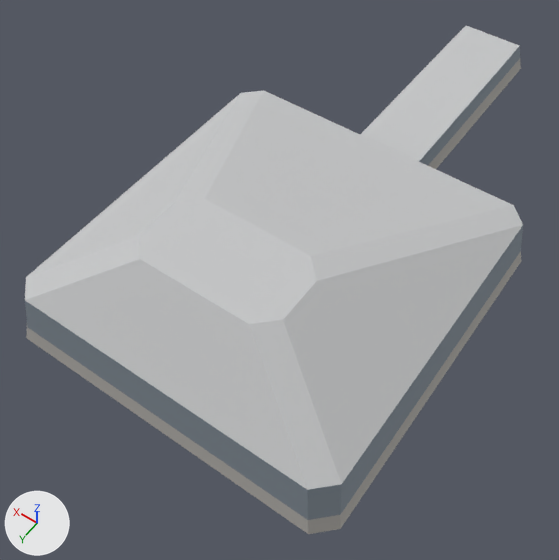
Before and after pictures for a commit that changed the glTF model game/assets/authored/landmarks/hkcec.glb.
Both versions are drawn from a 50 mm camera at (-146.0, 264.0, 329.0) aimed at (6.0, 50.0, -7.0). Arrows for +X, +Y and +Z are at lower left; the lights stay in place. The picture after the commit comes second. Vertices at exactly the same position are counted once.

Before the edit, the objects in view are built like this:
```python
me_hkcec_col = bpy.data.meshes.new('hkcec-col')
me_hkcec_col.from_pydata(...)  # 44 vertices, 80 faces; spans x -97.0..97.0, y -193.0..159.0, z -1.0..66.0
me_hkcec_col.materials.append(mat_landmark_vertex)
ob_hkcec_col = bpy.data.objects.new('hkcec-col', me_hkcec_col)
ob_hkcec_col.location = (0.0, 0.0, 0.0)
```
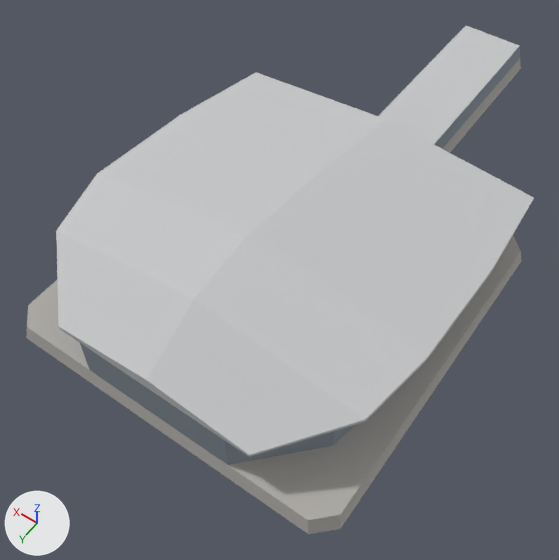
Commit message: 🎨 P3-6 Sweep HKCEC's wing roof over a station-driven shell

Where the change shows, as pixel boxes (x1, y1, x2, y2) in the pictures (559 x 560 px):
```json
{"object": "hkcec-col", "change": "reshaped", "before": [25, 26, 523, 534], "after": [26, 26, 534, 534]}
{"part": 1, "of": "me_hkcec_col", "change": "added", "after": [56, 72, 534, 457]}
{"part": 2, "of": "me_hkcec_col", "change": "added", "after": [80, 343, 355, 465]}
{"part": 3, "of": "me_hkcec_col", "change": "reshaped", "before": [25, 90, 523, 520], "after": [28, 236, 520, 520]}
```

The change, as JSON lines over the scene's bpy script:
```json
{"block": "me_hkcec_col", "where": "# used by ob_hkcec_col; location = (0.0, 0.0, 0.0)"}
{"op": "remove", "block": "me_hkcec_col", "code": "me_hkcec_col.from_pydata(...)  # 44 vertices, 80 faces; spans x -97.0..97.0, y -193.0..159.0, z -1.0..66.0"}
{"op": "add", "block": "me_hkcec_col", "code": "me_hkcec_col.from_pydata(...)  # 73 vertices, 130 faces; spans x -97.0..97.0, y -193.0..159.0, z -1.0..66.0"}
{"block": "me_hkcec_col", "change": "me_hkcec_col part 1: a new loose piece of 25 vertices spanning x -95.0..95.0, y -43.0..157.0, z 32.0..66.0, in mat_landmark_vertex"}
{"block": "me_hkcec_col", "change": "me_hkcec_col part 2: a new loose piece of 20 vertices spanning x -82.0..82.0, y -43.0..157.0, z 8.0..50.0, in mat_landmark_vertex"}
{"block": "me_hkcec_col", "change": "me_hkcec_col part 3"}
{"block": "me_hkcec_col", "change": "16 vertices are removed from x -92.0..92.0, y -40.0..154.0, z 30.0..66.0"}
{"block": "me_hkcec_col", "change": "38 faces are deleted"}
{"block": "me_hkcec_col", "change": "6 new faces join them"}
```
